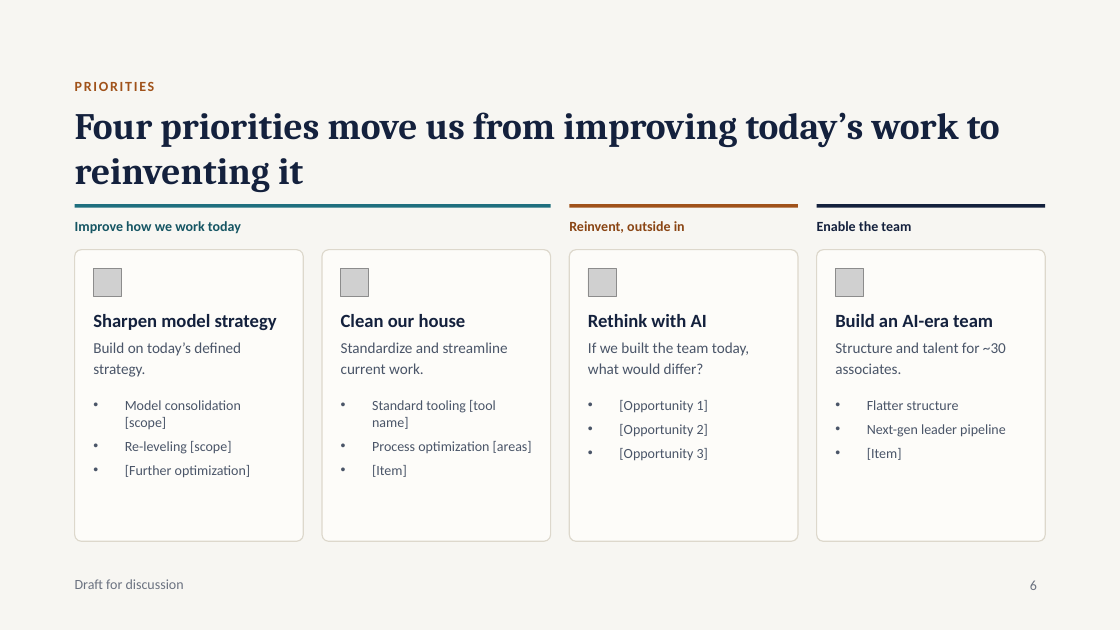
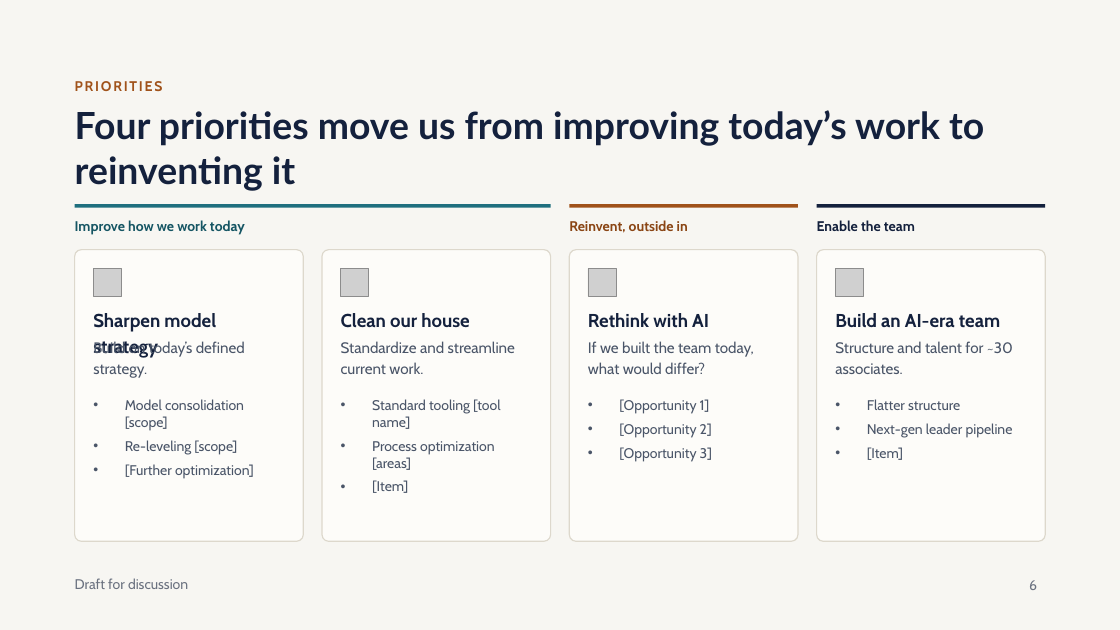
Before and after one commit to wwd1015/slide-template, a slide deck: slide 6 of Unified Team Strategy.pptx. Drawn at 1120x630 pixels with LibreOffice and Linux fonts; fonts in the diff are those of the drawing; grey boxes stand for pictures. Boxes give left, top, right and bottom in pixels: in the first picture for what was removed or moved away, otherwise in the second. Text is boxed around its words. In the diff, an @@ line names an element or a change of style, - is before the commit and + after.

```diff
--- a/Unified Team Strategy.pptx
+++ b/Unified Team Strategy.pptx
@@ title "Four priorities move us from ..." at [75,110,984,191]: font Cambria to Lato @@
@@ font Calibri to Cabin in 17 elements at [75,81,163,91], [75,220,245,235], [569,220,688,233], [817,220,915,231], [93,313,216,358], [93,340,245,378], [125,399,254,479], [341,313,469,328], [341,341,515,374], [372,399,500,429], [588,313,709,328], [588,341,754,374], [619,399,712,462], [835,313,1000,328], [835,341,1013,374], [867,399,1013,460], [75,578,188,589] @@
```
Also in this commit, not shown: 8 other slides changed.
